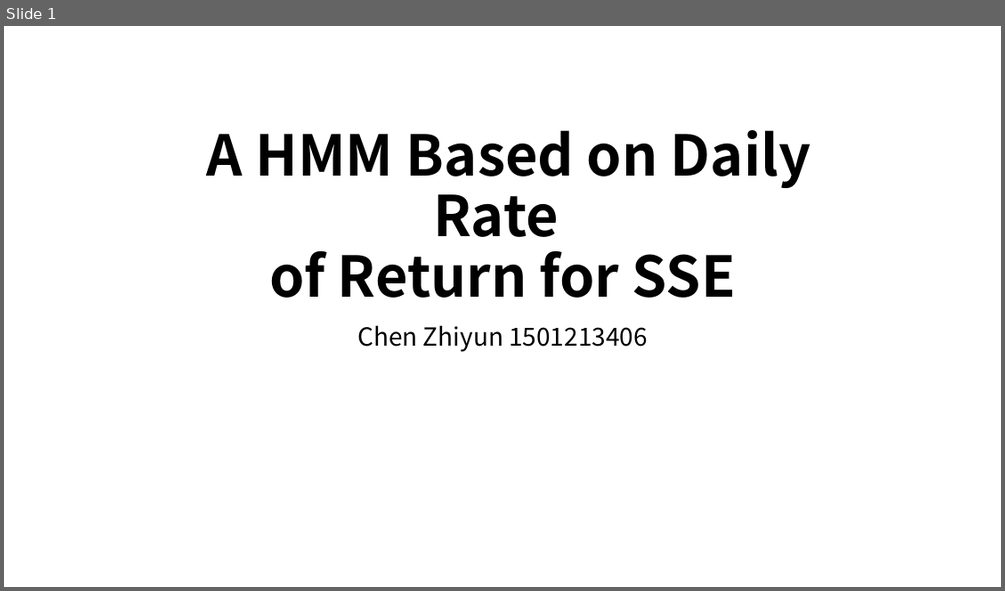
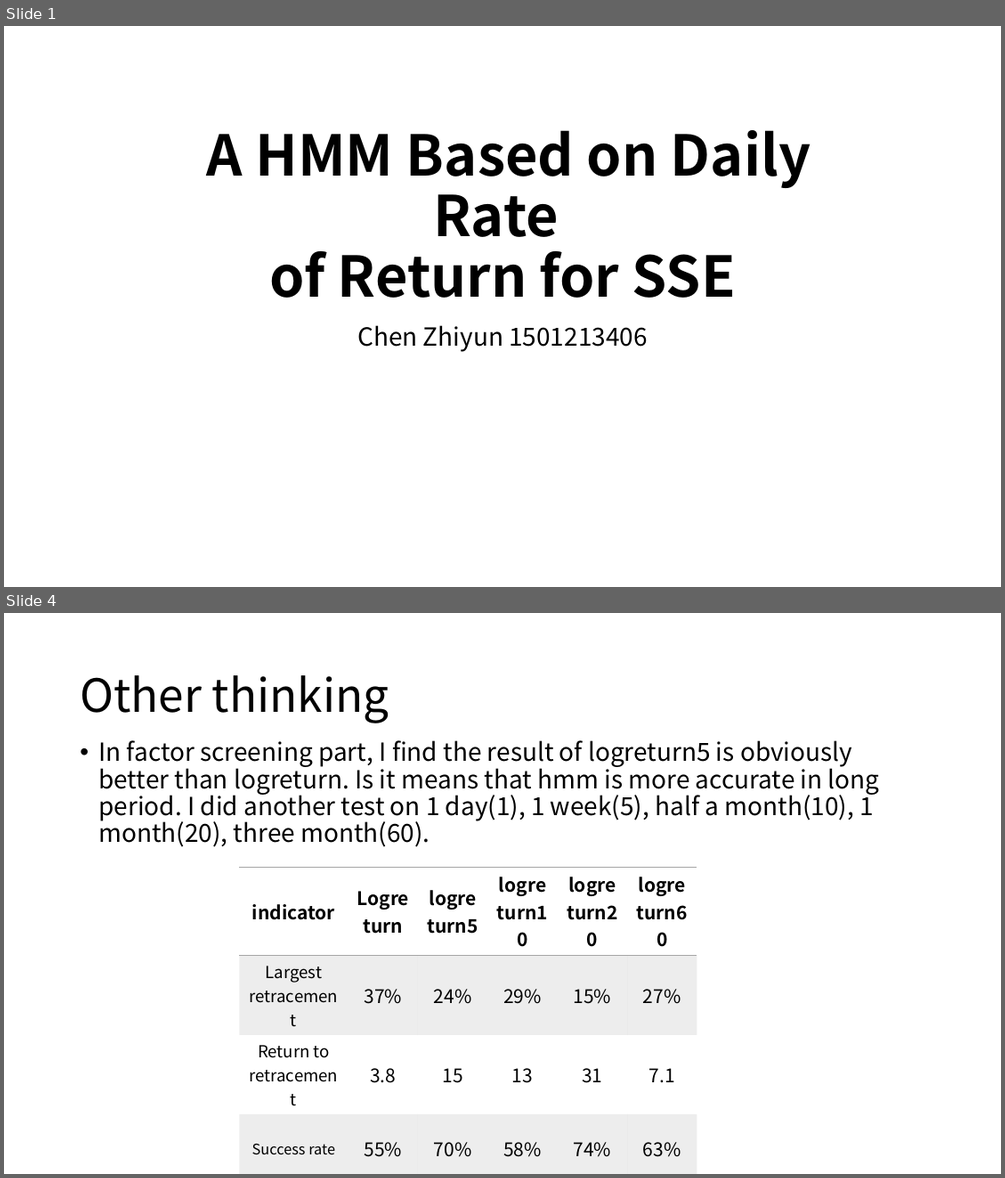
Before and after one commit to chenzhiyunacg/2016.M3.TQF-ML.hmmPrediction, a slide deck: Final presentation.pptx. Shown one above the other, each under a label of ours: slide 1 before the commit, slides 1 and 4 after it; the slides between them are not shown. The pictures are 1005x591 and 1005x1178 pixels, drawn with LibreOffice and Linux fonts; fonts in the diff are those of the drawing. Boxes give left, top, right and bottom in pixels: in the first picture for what was removed or moved away, otherwise in the second. Text is boxed around its words. In the diff, an @@ line names an element or a change of style, - is before the commit and + after.

```diff
--- a/Final presentation.pptx
+++ b/Final presentation.pptx
@@ slide 4 added at [4, 613, 1001, 1174], background #FFFFFF @@
@@ title added at [80, 675, 389, 723], 44 pt, text #000000 @@
+Other thinking
@@ text added at [98, 740, 880, 847], 24 pt, text #000000 @@
+• In factor screening part, I find the result of logreturn5 is obviously better than logreturn. Is it means that hmm is more accurate in long period. I did another test on 1 day(1), 1 week(5), half a month(10), 1 month(20), three month(60).
@@ table added at [240, 867, 696, 1160], 4 rows, 6 columns @@
+indicator | Logreturn | logreturn5 | logreturn10 | logreturn20 | logreturn60
+Largest retracement | 37% | 24% | 29% | 15% | 27%
+Return to retracement | 3.8 | 15 | 13 | 31 | 7.1
+Success rate | 55% | 70% | 58% | 74% | 63%
```
Also in this commit, not shown: 1 slide changed, 2 other slides added, 1 other file.
